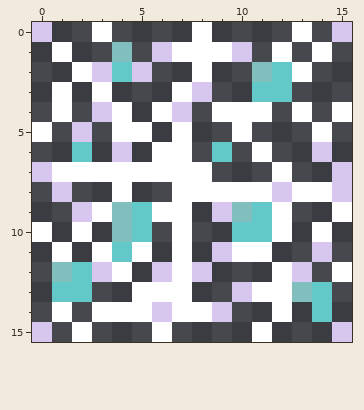
Two versions of one pixel-art file, 3d_models/block/dew_covered_cobweb.ase. This is how it looked before the edit.
16x16 pixels, 1 frame. Colours within 5 levels of each other are drawn and written as one.
After the commit:
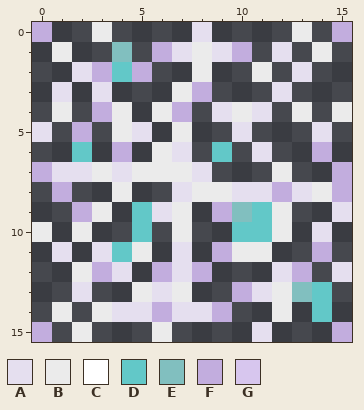
Palette (. is transparent): A #e5dfef  B #ebebeb  C #ffffff  D #62c8c8  E #81bfbf  F #c2adde  G #d7c6ee
Change:
Changed rows in their new state; - is an unchanged pixel.
Layers "Layer 1", "Layer":
first column x 0:
 0 F--B----A----B-F
 1 -B----FABAF-A-B-
 2 --AF-F--B--B.A--
 3 -A-A---BF--.A---
 4 -B-FB-BF-ABA-B-B
 5 A-F-BA-B--A---A-
 6 ----F-BA---A--F-
 7 FAABABBBA---B--F
 8 -F--B--ABBAAFABF
 9 --FB.-AB-F--B--A
10 B-B-.--B----B-A-
11 -A-A-B-A-FBB--F-
12 -.BFA-FAF---AF-A
13 -.A--BAB--FAB---
14 -B-BAAFAAF--B---
15 F-B---B----A---F
Where, in picture pixels (left, top, right, bottom), the same in both pictures:
changed: (32, 22, 352, 342)
